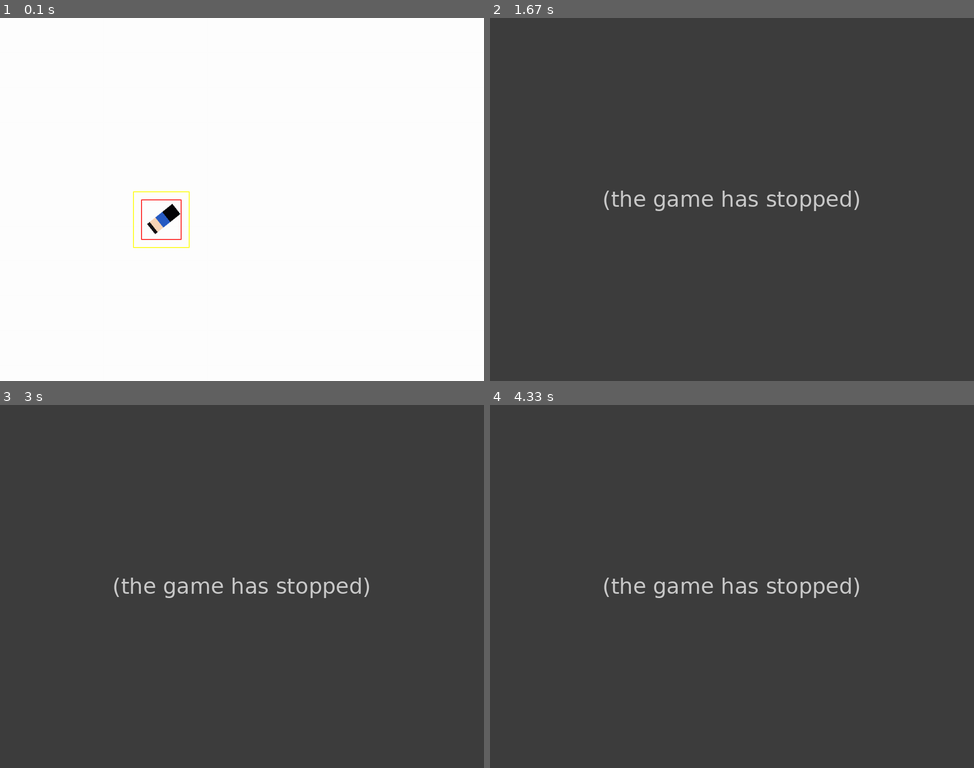
Above: before the commit, frames 1-4 (two rows, left to right).
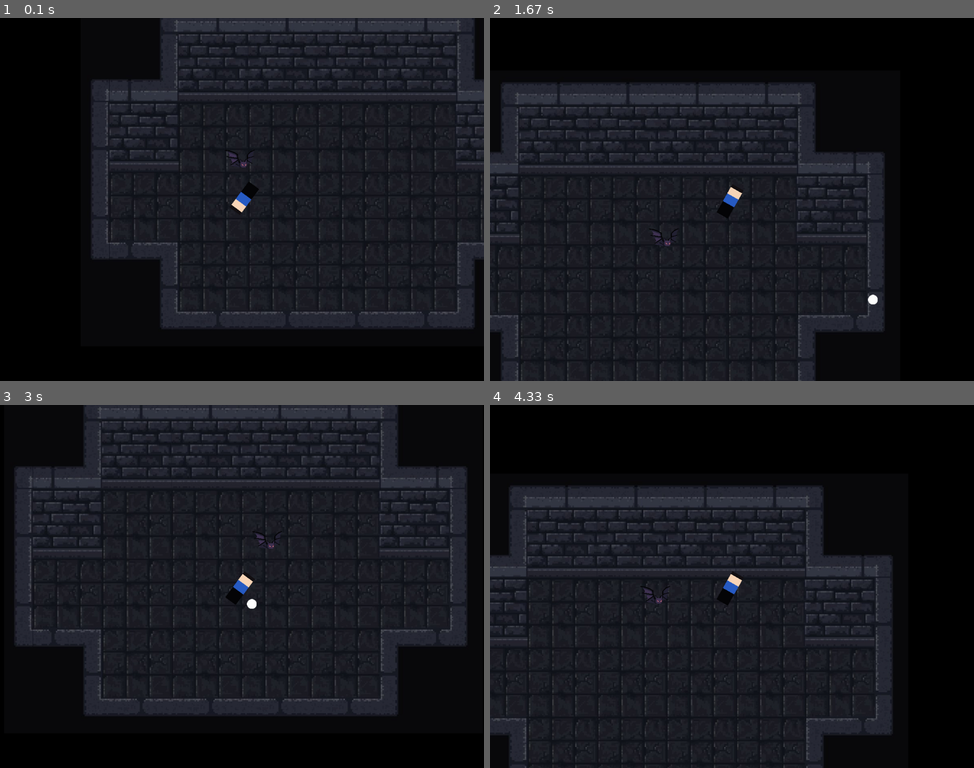
Above: after the commit, the same moments.

Repository: Seo-BJ/PyGame-TermProject
Game: pygame game, started from GameManager.py
Two runs of this game, one before a commit and one after it. Both use one fixed random seed, a clock stepped at 60 frames per second and the inputs below.
Inputs (mouse positions are in pixels of both pictures, inside the frame that each line leads up to):
- Up to frame 1 (0.1 s): no input
- Up to frame 2 (1.67 s): press the mouse at (886, 188) at 0.37 s; move the mouse to (809, 206) at 0.47 s; release the mouse at (736, 221) at 0.6 s; hold D 0.67-1.13 s; click (615, 203) at 0.75 s; hold W 1.17-1.47 s; click (581, 282) at 1.25 s; hold D from 1.5 s (still down); click (790, 232) at 1.58 s
- Up to frame 3 (3 s): release D at 1.97 s; hold A 2-2.53 s; click (125, 513) at 2.08 s; hold S 2.57-2.87 s; click (246, 622) at 2.65 s; hold A from 2.9 s (still down); click (425, 724) at 2.98 s
- Up to frame 4 (4.33 s): release A at 3.3 s; hold W 3.33-3.7 s; click (654, 466) at 3.42 s; hold D from 3.73 s (still down); click (901, 680) at 3.82 s

The runs differ from the first frame. In frame 1, 100% of the frame differs, in the area x 0-100%, y 0-100%; in frame 2, 87%; in frame 3, 83%; in frame 4, 87%.
Error before the commit: AttributeError: 'Player' object has no attribute 'shoot_coolddown' (player.py line 55); the game stopped at 0.37 s (later frames are placeholders)

Commit message:
기본 Class들 작성

Diff:
--- /dev/null
+++ b/GameManager.py
@@ -0,0 +1,152 @@
+import pygame
+import random
+from pygame.locals import *
+from gameSetting import *
+from player import Player
+from projectile import Projectile
+#from enemy import *
+
+# Initialize pygame
+pygame.init()
+
+# Colors
+WHITE = (255, 255, 255)
+GREEN = (0, 255, 0)
+BLACK = (0, 0, 0)
+# Set up the display
+screen = pygame.display.set_mode((WIDTH, HEIGHT))
+pygame.display.set_caption("Top Down Shooter")
+clock = pygame.time.Clock()
+
+# Player settings
+player_size = 50
+player_pos = [WIDTH // 2, HEIGHT // 2]
+player_speed = 5
+
+# Map settings
+chunk_size = 400  # Size of a single chunk
+map_chunks = {}   # Dictionary to store chunks
+
+# Projectile
+projectiles = []
+PROJECTILE_IMAGE_PATH = 'projectile.png'
+
+
+
+# Background
+background = pygame.image.load("background.png").convert()
+
+
+
+
+def generate_chunk(x, y):
+    """ Generate a new chunk at the given (x, y) position """
+    tiles = []
+    for i in range(chunk_size // 10):
+        for j in range(chunk_size // 10):
+            if random.randint(0, 10) > 8:
+                tiles.append((x + i * 10, y + j * 10))
+    return tiles
+
+def get_chunk_pos(x, y):
+    """ Get the chunk position for the given (x, y) position """
+    return x // chunk_size * chunk_size, y // chunk_size * chunk_size
+
+class Enemy(pygame.sprite.Sprite):
+    def __init__(self, position):
+        super().__init__(enemy_group, all_sprites_group)
+        self.image = pygame.image.load("enemy.png").convert_alpha()
+        self.imgae = pygame.transform.rotozoom(self.image, 0, 2)
+
+        self.rect = self.image.get_rect()
+        self.rect.center = position
+
+        self.direction = pygame.math.Vector2()
+        self.velocity = pygame.math.Vector2()
+        self.speed = ENEMY_SPEED
+        self.position = pygame.math.Vector2(position)
+
+    def chase_player(self):
+        player_vector = pygame.math.Vector2(player.hitbox_rect.center)
+        enemy_vector = pygame.math.Vector2(self.rect.center)
+        distance = self.get_vetcor_length(player_vector, enemy_vector)
+
+        if distance > 0:
+            self.direction = (player_vector - enemy_vector).normalize()
+        else:
+            self.direction = pygame.math.Vector2() # zero vector
+
+        self.velocity = self.direction * self.speed
+        self.position += self.velocity
+
+        self.rect.centerx = self.position.x
+        self.rect.centery = self.position.y
+
+
+    def get_vetcor_length(self, vector_1, vector_2):
+        return (vector_1 - vector_2).magnitude()
+
+    def update(self):
+        self.chase_player()
+
+
+class Camera(pygame.sprite.Group):
+    def __init__(self):
+        super().__init__()
+        self.offset = pygame.math.Vector2()
+        self.floor_rect = background.get_rect(topleft = (0, 0))
+
+    def custom_draw(self):
+        self.offset.x = player.rect.centerx - WIDTH // 2
+        self.offset.y = player.rect.centery - HEIGHT // 2
+
+        floor_offset_pos = self.floor_rect.topleft - self.offset
+        screen.blit(background, floor_offset_pos)
+
+        for sprite in all_sprites_group:
+            offset_pos = sprite.rect.topleft - self.offset
+            screen.blit(sprite.image, offset_pos)
+
+# Sprite Group
+all_sprites_group = pygame.sprite.Group()
+projectile_group = pygame.sprite.Group()
+enemy_group = pygame.sprite.Group()
+
+# Player, Camera
+player = Player()
+camera = Camera()
+enemy = Enemy((400, 400))
+
+all_sprites_group.add(player)
+
+
+# Game loop
+running = True
+while running:
+    screen.fill(BLACK)
+
+    # Event handling
+    for event in pygame.event.get():
+        # Quit PyGame Program
+        if event.type == pygame.QUIT:
+            running = False
+        # Mouse Button
+        if pygame.mouse.get_pressed() == (1, 0, 0):
+            player.shoot = True
+            projectile = player.is_shooting()
+            projectile_group.add(projectile)
+            all_sprites_group.add(projectile)
+        else:
+            player.shoot = False
+
+    # screen.blit(background, (0,0))
+
+    camera.custom_draw()
+    all_sprites_group.update()
+
+
+    # Update the display, Cap the frame rate
+    pygame.display.update()
+    clock.tick(FPS)
+
+pygame.quit()
--- /dev/null
+++ b/enemy.py
@@ -0,0 +1,10 @@
+import pygame
+
+class Enemy(pygame.sprite.Sprite):
+    def __init__(self, position):
+        super().__init__(enemy_group, all_sprites_group)
+        self.image = pygame.image.load("enemy.png").convert_alpha()
+        self.imgae = pygame.transform.rotozoom(self.image, 0, 2)
+
+        self.rect = self.image.get_rect()
+        self.rect.center = position
--- a/gameSetting.py
+++ b/gameSetting.py
@@ -6,5 +6,14 @@
 PLAYER_START = 400, 500
 PLAYER_SPEED = 10
 
+GUN_OFFXET_X = 45
+GUN_OFFXET_Y = 20
+
 # Bullet Setting
 SHOOT_COOLDOWN = 20
+PROJECTILE_SCALE = 1.0
+PROJECTILE_SPEED = 100
+PROJECTILE_LIFETIME = 750
+
+# Enemy Setting
+ENEMY_SPEED = 4
--- a/import pygame.py
+++ /dev/null
@@ -1,95 +0,0 @@
-import pygame
-import random
-from pygame.locals import *
-from gameSetting import *
-from player import Player
-from projectile import Projectile
-
-# Initialize pygame
-pygame.init()
-
-# Colors
-WHITE = (255, 255, 255)
-GREEN = (0, 255, 0)
-BLACK = (0, 0, 0)
-# Set up the display
-screen = pygame.display.set_mode((WIDTH, HEIGHT))
-pygame.display.set_caption("Top Down Shooter")
-clock = pygame.time.Clock()
-
-# Player settings
-player_size = 50
-player_pos = [WIDTH // 2, HEIGHT // 2]
-player_speed = 5
-
-# Map settings
-chunk_size = 400  # Size of a single chunk
-map_chunks = {}   # Dictionary to store chunks
-
-# Projectile
-projectiles = []
-PROJECTILE_IMAGE_PATH = 'projectile.png'
-
-# Player
-player = Player()
-
-def generate_chunk(x, y):
-    """ Generate a new chunk at the given (x, y) position """
-    tiles = []
-    for i in range(chunk_size // 10):
-        for j in range(chunk_size // 10):
-            if random.randint(0, 10) > 8:
-                tiles.append((x + i * 10, y + j * 10))
-    return tiles
-
-def get_chunk_pos(x, y):
-    """ Get the chunk position for the given (x, y) position """
-    return x // chunk_size * chunk_size, y // chunk_size * chunk_size
-
-# Game loop
-running = True
-while running:
-    screen.fill(WHITE)
-
-    # Event handling
-    for event in pygame.event.get():
-        # Quit PyGame Program
-        if event.type == pygame.QUIT:
-            running = False
-        # Mouse Button
-        if event.type == pygame.MOUSEBUTTONDOWN:
-            if event.button == 1:  # Left mouse button
-                # Translate viewport position to world position
-                world_x = event.pos[0] - WIDTH // 2 + player_pos[0]
-                world_y = event.pos[1] - HEIGHT // 2 + player_pos[1]
-                projectiles.append(Projectile(player_pos.copy(), pygame.mouse.get_pos(), PROJECTILE_IMAGE_PATH, WIDTH, HEIGHT))
-
-        if event.type == pygame.MOUSEBUTTONUP:
-            if event.button == 1:  # Left mouse button
-                # Translate viewport position to world position
-                world_x = event.pos[0] - WIDTH // 2 + player_pos[0]
-                world_y = event.pos[1] - HEIGHT // 2 + player_pos[1]
-                # print("Mouse left button released at world position", (world_x, world_y))
-
-    screen.blit(player.image, player.rect)
-    player.update()
-    pygame.draw.rect(screen, "red", player.hitbox_rect, width = 2)
-    pygame.draw.rect(screen, "yellow", player.rect, width = 2)
-
-    # Update projectiles
-    projectiles = [proj for proj in projectiles if proj.update()]
-
-    # Draw projectiles
-    for proj in projectiles:
-        proj.draw(player_pos.copy(), screen)
-
-
-
-    # Draw the player
-    # pygame.draw.rect(screen, (255, 255, 255), (WIDTH // 2, HEIGHT // 2, player_size, player_size))
-
-    # Update the display, Cap the frame rate
-    pygame.display.update()
-    clock.tick(FPS)
-
-pygame.quit()
--- a/player.py
+++ b/player.py
@@ -1,5 +1,6 @@
 import pygame
 import math
+from projectile import *
 from gameSetting import *
 
 class Player(pygame.sprite.Sprite):
@@ -16,10 +17,12 @@
         self.shoot = False
         self.shoot_cooldown = 0
 
+        self.gun_barrel_offset = pygame.math.Vector2(GUN_OFFXET_X, GUN_OFFXET_Y)
+
     def player_rotation(self):
         self.mouse_pos = pygame.mouse.get_pos()
-        self.x_change_mouse_player = (self.mouse_pos[0] - self.hitbox_rect.centerx)
-        self.y_change_mouse_player = (self.mouse_pos[1] - self.hitbox_rect.centery)
+        self.x_change_mouse_player = (self.mouse_pos[0] - WIDTH // 2)
+        self.y_change_mouse_player = (self.mouse_pos[1] - HEIGHT // 2)
         self.angle = math.degrees(math.atan2(self.y_change_mouse_player, self.x_change_mouse_player))
         self.image = pygame.transform.rotate(self.base_player_image, -self.angle)
         self.rect = self.image.get_rect(center = self.hitbox_rect.center)
@@ -52,9 +55,14 @@
 
 
     def is_shooting(self):
-        if self.shoot_coolddown == 0:
+        if self.shoot_cooldown == 0:
             self.shoow_cooldown = SHOOT_COOLDOWN
-            # finish off later
+            spawn_projectile_pos = self.pos + self.gun_barrel_offset.rotate(self.angle)
+            self.projectile = Projectile(spawn_projectile_pos[0], spawn_projectile_pos[1], self.angle)
+
+            return self.projectile
+
+
 
 
 
--- a/projectile.py
+++ b/projectile.py
@@ -1,28 +1,34 @@
 import pygame
+import math
+from gameSetting import *
 
 class Projectile(pygame.sprite.Sprite):
-    def __init__(self, pos, mouse_pos, image_path, width, height):
-        self.image = pygame.image.load(image_path)
-        self.image = pygame.transform.scale(self.image, (20, 20))  # Scale the image if needed
-        self.rect = self.image.get_rect(center=pos)
-        self.speed = 10
-        self.width = width
-        self.height = height
-        x_diff = mouse_pos[0] - pos[0]
-        y_diff = mouse_pos[1] - pos[1]
-        angle = pygame.math.Vector2(x_diff, y_diff).angle_to(pygame.math.Vector2(1, 0))
-        self.velocity = pygame.math.Vector2(self.speed, 0).rotate(-angle)
+    def __init__(self,x, y, angle):
+        super().__init__()
+        self.image = pygame.image.load("projectile.png").convert_alpha()
+        self.image = pygame.transform.rotozoom(self.image, 0, PROJECTILE_SCALE)
+        self.rect = self.image.get_rect()
+        self.rect.center = (x, y)
+
+        self.x = x
+        self.y = y
+        self.angle = angle
+        self.speed = PROJECTILE_SPEED
+        self.x_velocity = math.cos(self.angle * (2*math.pi/360))*self.speed
+        self.y_velocity = math.sin(self.angle * (2*math.pi/360))*self.speed
+
+        self.lifetime = PROJECTILE_LIFETIME
+        self.spawn_time = pygame.time.get_ticks()
+
+    def projectile_movement(self):
+        self.x += self.x_velocity
+        self.y += self.y_velocity
+
+        self.rect.x = int(self.x)
+        self.rect.y = int(self.y)
+
+        if pygame.time.get_ticks() - self.spawn_time > self.lifetime:
+            self.kill()
 
     def update(self):
-        self.rect.x += self.velocity.x
-        self.rect.y += self.velocity.y
-
-        # Return False if the projectile goes off screen to remove it
-        if self.rect.right < 0 or self.rect.left > self.width or self.rect.bottom < 0 or self.rect.top > self.height:
-            return False
-        return True
-
-    def draw(self, player_world_pos, surface):
-        screen_x = self.rect.x - player_world_pos[0] + self.width // 2
-        screen_y = self.rect.y - player_world_pos[1] + self.height // 2
-        surface.blit(self.image, (screen_x, screen_y))
+        self.projectile_movement()
Binary file added: background.png
Binary file added: enemy.png
